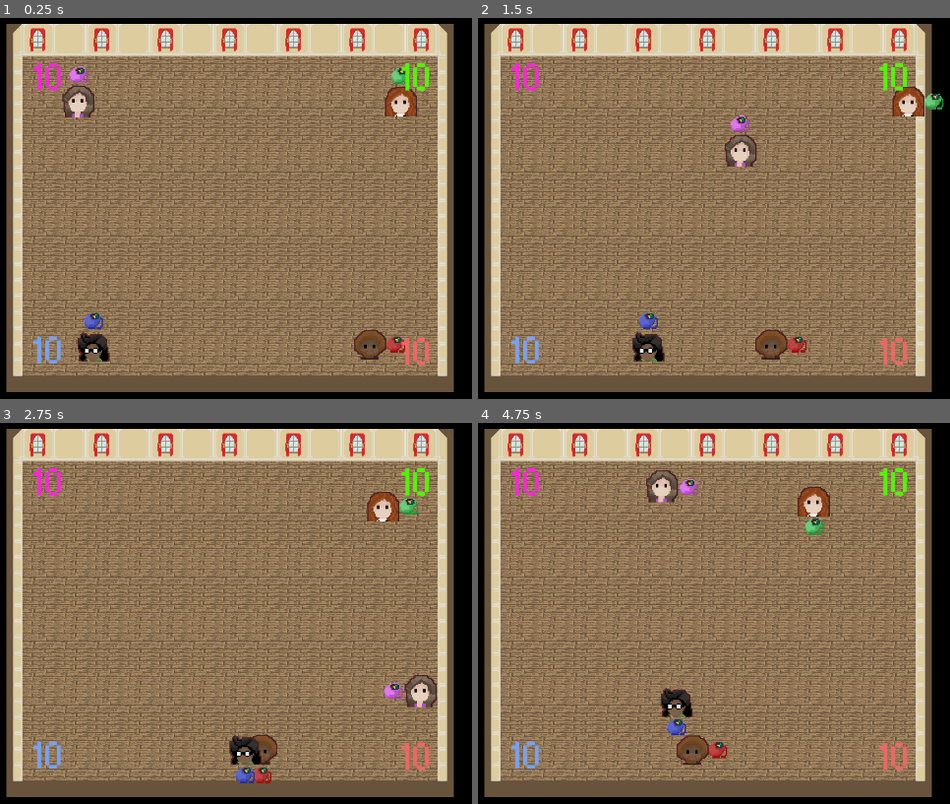
Above: before the commit, frames 1-4 (two rows, left to right).
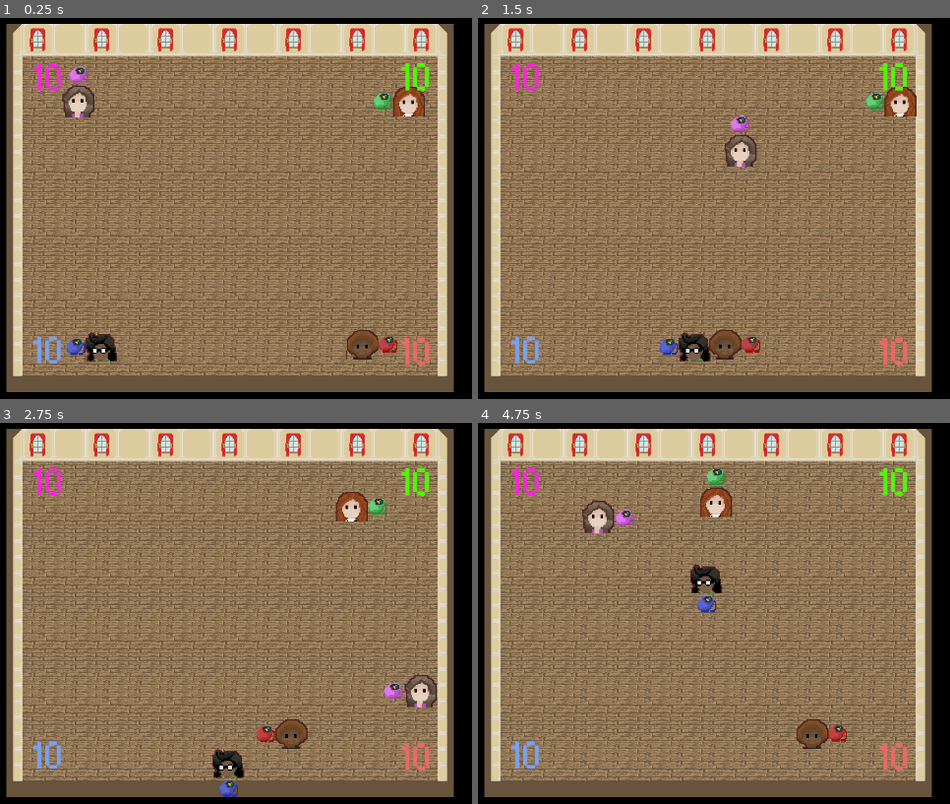
Above: after the commit, the same moments.

Repository: Zedjones/Hackathon-Simulator-2018
Game: Godot game, scene res://Scenes/SwagStruggle/SwagStruggle.tscn
Two runs of this game, one before a commit and one after it. Both use one fixed random seed, a clock stepped at 60 frames per second and the inputs below. This scene is started directly instead of the project's main scene.
Inputs (mouse positions are in pixels of both pictures, inside the frame that each line leads up to):
- Up to frame 1 (0.25 s): no input
- Up to frame 2 (1.5 s): tap Enter at 0.5, 1.35 s; move the mouse to (865, 189) at 0.52 s; hold Right (ui_right) 0.53-1.28 s; hold Enter 0.53-1.28 s; click (865, 189) at 0.67 s; move the mouse to (534, 235) at 1.27 s; hold Down (ui_down) from 1.28 s (still down)
- Up to frame 3 (2.75 s): move the mouse to (292, 522) at 2.02 s; release Down (ui_down) at 2.03 s; hold Right (ui_right) from 2.03 s (still down); hold Enter from 2.03 s (still down)
- Up to frame 4 (4.75 s): move the mouse to (652, 704) at 2.77 s; release Right (ui_right) at 2.78 s; release Enter at 2.78 s; hold Up (ui_up) 2.78-3.53 s; tap Enter at 2.85, 4.35 s; click (652, 704) at 2.92 s; move the mouse to (931, 685) at 3.52 s; hold Enter 3.53-4.28 s; hold Left (ui_left) from 3.53 s (still down); move the mouse to (outside the picture) at 4.27 s

The runs differ from the first frame. In frame 1, 1.9% of the frame differs, in the area x 14-90%, y 13-91%; in frame 2, 2.9%; in frame 3, 2.9%; in frame 4, 4.6%, in the area x 22-79%, y 12-90%.

Commit message:
Made AI much more basic to make them more manageable

Diff:
--- a/Entities/BackpackAI.gd
+++ b/Entities/BackpackAI.gd
@@ -24,13 +24,7 @@
 
 func _process(delta):
 	var velocity = Vector2()
-	var pos_diff = $"..".position - prev_pos
-	prev_pos = $"..".position
-	if pos_diff.x > pos_diff.y:
-		pos_diff.x = 0
-	else:
-		pos_diff.y = 0
-	#print(pos_diff)
+	var pos_diff = $"..".get_direction()
 	if(pos_diff.x < 0):
 		velocity.x -= 1
 	elif(pos_diff.x > 0):
@@ -39,7 +33,6 @@
 		velocity.y += 1
 	elif(pos_diff.y < 0):
 		velocity.y -= 1
-	#print(velocity)
 	if(velocity.x == -1):
 		$BackpackSprite.position.x = diff_y
 		$BackpackSprite.position.y = -1*diff_x
@@ -61,9 +54,13 @@
 		$BackpackCollision.position.y = diff_y_coll
 		$BackpackCollision.position.x = diff_x_coll
 
-"""
-func _on_Backpack_body_entered(body):
-	print(body.get_type())
-"""
 func get_type():
 	return "backpack"
+
+func _on_BackpackAI_body_entered(body):
+	pass
+	if(body.get_type().find("Wall") != -1):
+		print("Backpack colliding with " + body.get_type())
+
+func _on_BackpackAI_area_entered(area):
+	pass
--- a/Entities/SwagAI.gd
+++ b/Entities/SwagAI.gd
@@ -5,11 +5,10 @@
 # var b = "textvar"
 
 export (int) var SPEED
-export (int) var RANGE
 var current_target
 var enemies
 var frozen
-var id
+var id = 0
 var direction
 var cooldown
 
@@ -18,48 +17,14 @@
 	# Initialization here
 	enemies = []
 	id = 2
-	set_physics_process(true)
 	randomize()
 	cooldown = false
 
 func _process(delta):
-	if current_target == null:
-		if not cooldown:
-			for enemy in enemies:
-				if enemy == $".":
-					continue
-				var distance = position.distance_to(enemy.position)
-				#print("Distance to " + str(enemy.get_type()) + "is " + str(distance))
-				if distance <= RANGE:
-					current_target = enemy
-					var temp_dir = (current_target.position - $".".position).normalized()
-					if temp_dir.x > temp_dir.y:
-						temp_dir.y = 0
-					else:
-						temp_dir.x = 0
-					#print("Temp dir" + str(temp_dir))
-					direction = temp_dir
-	else:
-		var temp_dir = (current_target.position - $".".position).normalized()
-		if temp_dir.x > temp_dir.y:
-			temp_dir.y = 0
-		else:
-			temp_dir.x = 0
-		direction = temp_dir
 	move_and_collide(direction*SPEED*delta)
 
 func setup_AI(enemy_list, ident):
 	enemies = enemy_list
-	"""
-	current_target = enemies[randi() % enemies.size()]
-	while(current_target == $"."):
-		current_target = enemies[randi() % enemies.size()]
-	var temp_dir = (current_target.position - $".".position).normalized()
-	if temp_dir.x > temp_dir.y:
-		temp_dir.x = 0
-	else:
-		temp_dir.y = 0
-	"""
 	var d = randi() % 4
 	match d:
 		0:
@@ -83,24 +48,6 @@
 	frozen = is_frozen
 
 func switch_target():
-	"""
-	#print("switching targets")
-	var prev_target = current_target
-	var own_node = $"."
-	while(current_target == prev_target or current_target == own_node):
-		#print(current_target)
-		current_target = enemies[randi() % enemies.size()]
-		#print(current_target)
-	"""
-	"""
-	var temp_dir = (current_target.position - $".".position).normalized()
-	if temp_dir.x > temp_dir.y:
-		temp_dir.x = 0
-	else:
-		temp_dir.y = 0
-	direction = temp_dir
-	#print(direction)
-	"""
 	var d = randi() % 4
 	match d:
 		0:
@@ -119,16 +66,13 @@
 func _on_Area2D_body_entered(body):
 	if body == $".":
 		return
-	if body.get_type().find("Walls") != -1:
-		print("Switching from wall")
+	if body.get_type() == "TopWall" or body.get_type() == "SideWall":
 		if direction.x == 0:
 			direction.y = -1*direction.y
 		else:
 			direction.x = -1*direction.x
 		current_target = null
 		$TargetCooldown.start()
-	else:
-		print(body.get_type())
 
 func disable_cooldown():
 	cooldown = false
@@ -136,12 +80,16 @@
 func _on_Area2D_area_entered(area):
 	if area == $Area2D:
 		return
-	cooldown = true
-	print(direction)
 	if direction.x == 0:
 		direction.y = -1*direction.y
 	else:
 		direction.x = -1*direction.x
 	current_target = null
-	print("Switching target")
+	#print("Switching target")
 	$TargetCooldown.start()
+
+func get_id():
+	return id
+
+func get_direction():
+	return direction
--- a/Entities/SwagAI.tscn
+++ b/Entities/SwagAI.tscn
@@ -1,13 +1,18 @@
-[gd_scene load_steps=6 format=2]
+[gd_scene load_steps=7 format=2]
 
 [ext_resource path="res://Entities/SwagAI.gd" type="Script" id=1]
 [ext_resource path="res://sourceimages/SwagSprites.png" type="Texture" id=2]
 [ext_resource path="res://Entities/BackpackAI.gd" type="Script" id=3]
 
+[sub_resource type="RectangleShape2D" id=3]
+
+custom_solver_bias = 0.0
+extents = Vector2( 2.77309, 2.9415 )
+
 [sub_resource type="CircleShape2D" id=1]
 
 custom_solver_bias = 0.0
-radius = 1.32136
+radius = 2.82565
 
 [sub_resource type="RectangleShape2D" id=2]
 
@@ -24,8 +29,7 @@
 collision/safe_margin = 0.08
 script = ExtResource( 1 )
 _sections_unfolded = [ "Collision", "Pickable", "Transform" ]
-SPEED = 100
-RANGE = 100
+SPEED = 150
 
 [node name="Area2D" type="Area2D" parent="." index="0"]
 
@@ -41,7 +45,7 @@
 
 position = Vector2( 0.28479, 0.282719 )
 scale = Vector2( 4.23974, 4.58341 )
-shape = SubResource( 1 )
+shape = SubResource( 3 )
 _sections_unfolded = [ "Transform" ]
 
 [node name="CollisionShape2D" type="CollisionShape2D" parent="." index="1"]
@@ -105,3 +109,7 @@
 [connection signal="timeout" from="Timer" to="." method="switch_target"]
 
 [connection signal="timeout" from="TargetCooldown" to="." method="disable_cooldown"]
+
+[connection signal="area_entered" from="BackpackAI" to="BackpackAI" method="_on_BackpackAI_area_entered"]
+
+[connection signal="body_entered" from="BackpackAI" to="BackpackAI" method="_on_BackpackAI_body_entered"]
--- a/Scenes/MainFloor/tilemap_edit.tscn
+++ b/Scenes/MainFloor/tilemap_edit.tscn
@@ -1,21 +1,26 @@
-[gd_scene load_steps=5 format=2]
+[gd_scene load_steps=6 format=2]
 
 [ext_resource path="res://sourceimages/floorwall01.png" type="Texture" id=1]
 
 [sub_resource type="RectangleShape2D" id=1]
 
 custom_solver_bias = 0.0
-extents = Vector2( 26.0916, 5.91531 )
+extents = Vector2( 26.6426, 7.387 )
 
 [sub_resource type="RectangleShape2D" id=2]
 
 custom_solver_bias = 0.0
-extents = Vector2( 25.7464, 6.01931 )
+extents = Vector2( 26.4604, 7.37735 )
 
 [sub_resource type="RectangleShape2D" id=3]
 
 custom_solver_bias = 0.0
 extents = Vector2( 26.0561, 13.0088 )
+
+[sub_resource type="RectangleShape2D" id=4]
+
+custom_solver_bias = 0.0
+extents = Vector2( 13.3274, 26.2173 )
 
 [node name="Node2D" type="Node2D"]
 
@@ -48,7 +53,8 @@
 
 [node name="CollisionShape2D" type="CollisionShape2D" parent="BackWall/StaticBody2D" index="0"]
 
-position = Vector2( 3.05176e-05, -0.429268 )
+position = Vector2( 3.05176e-05, 5.05099 )
+scale = Vector2( 1, 1.28865 )
 shape = SubResource( 1 )
 
 [node name="Window" type="Sprite" parent="." index="2"]
@@ -71,6 +77,8 @@
 
 [node name="CollisionShape2D" type="CollisionShape2D" parent="Window/StaticBody2D" index="0"]
 
+position = Vector2( 0.406067, 5.59951 )
+scale = Vector2( 1, 1.25612 )
 shape = SubResource( 2 )
 
 [node name="TopCorner" type="Sprite" parent="." index="3"]
@@ -130,8 +138,6 @@
 bounce = 0.0
 _sections_unfolded = [ "Collision", "Material", "Pickable", "Transform", "Visibility" ]
 
-[node name="CollisionPolygon2D" type="CollisionPolygon2D" parent="SideWall/StaticBody2D" index="0"]
+[node name="CollisionShape2D" type="CollisionShape2D" parent="SideWall/StaticBody2D" index="0"]
 
-build_mode = 0
-polygon = PoolVector2Array( -12.73, -25.3403, 13.0267, -25.3403, 13.0267, 25.5291, -12.73, 25.5291 )
-_sections_unfolded = [ "Material", "Transform", "Visibility", "Z Index" ]
+shape = SubResource( 4 )
--- a/Scenes/MainFloor/tileset.tres
+++ b/Scenes/MainFloor/tileset.tres
@@ -5,17 +5,17 @@
 [sub_resource type="RectangleShape2D" id=1]
 
 custom_solver_bias = 0.0
-extents = Vector2( 26.0916, 5.91531 )
+extents = Vector2( 26.6426, 7.387 )
 
 [sub_resource type="RectangleShape2D" id=2]
 
 custom_solver_bias = 0.0
-extents = Vector2( 25.7464, 6.01931 )
+extents = Vector2( 26.4604, 7.37735 )
 
-[sub_resource type="ConvexPolygonShape2D" id=4]
+[sub_resource type="RectangleShape2D" id=4]
 
 custom_solver_bias = 0.0
-points = PoolVector2Array( -12.73, -25.3403, 13.0267, -25.3403, 13.0267, 25.5291, -12.73, 25.5291 )
+extents = Vector2( 13.3274, 26.2173 )
 
 [sub_resource type="RectangleShape2D" id=3]
 
@@ -45,7 +45,7 @@
 "autotile_coord": Vector2( 0, 0 ),
 "one_way": false,
 "shape": SubResource( 1 ),
-"shape_transform": Transform2D( 1, 0, 0, 1, 26, 25.5707 )
+"shape_transform": Transform2D( 1, 0, 0, 1.28865, 26, 31.051 )
 } ]
 2/name = "Window"
 2/texture = ExtResource( 1 )
@@ -59,7 +59,7 @@
 "autotile_coord": Vector2( 0, 0 ),
 "one_way": false,
 "shape": SubResource( 2 ),
-"shape_transform": Transform2D( 1, 0, 0, 1, 26, 26 )
+"shape_transform": Transform2D( 1, 0, 0, 1.25612, 26.4061, 31.5995 )
 } ]
 3/name = "TopCorner"
 3/texture = ExtResource( 1 )
--- a/Scenes/SwagStruggle/FloorTopWalls.gd
+++ b/Scenes/SwagStruggle/FloorTopWalls.gd
@@ -15,4 +15,4 @@
 #	pass
 
 func get_type():
-	return "Walls"
+	return "TopWall"
--- a/Scenes/SwagStruggle/SideBottomWalls.gd
+++ b/Scenes/SwagStruggle/SideBottomWalls.gd
@@ -15,4 +15,4 @@
 #	pass
 
 func get_type():
-	return "Walls"
+	return "SideWall"
